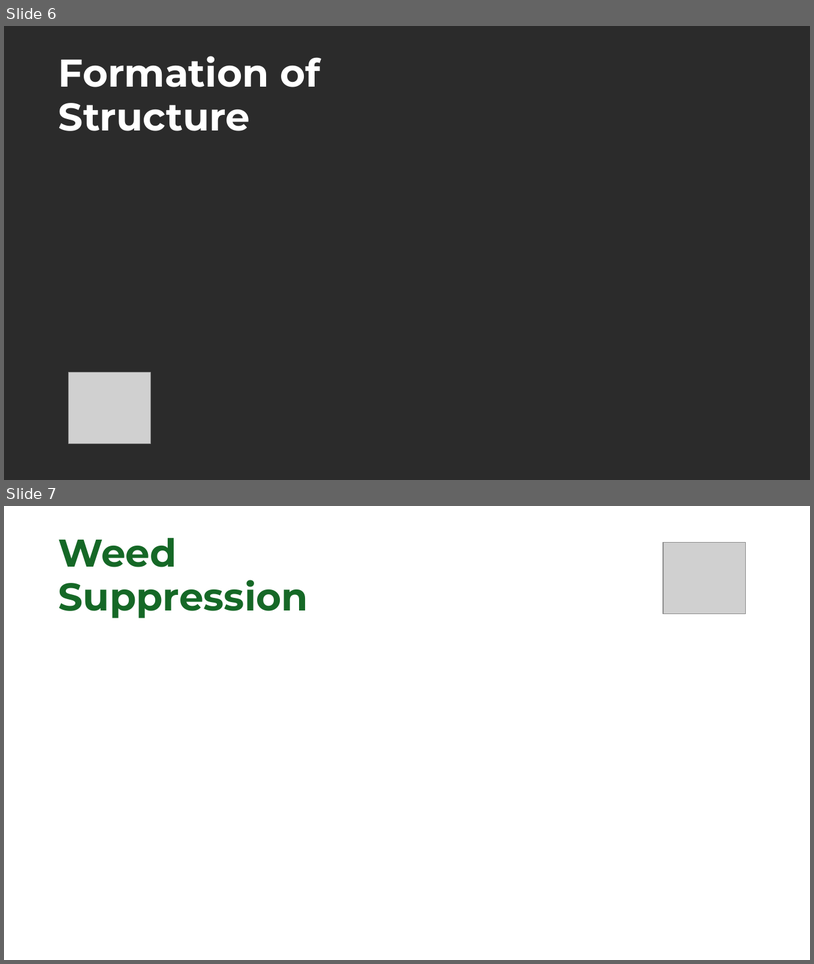
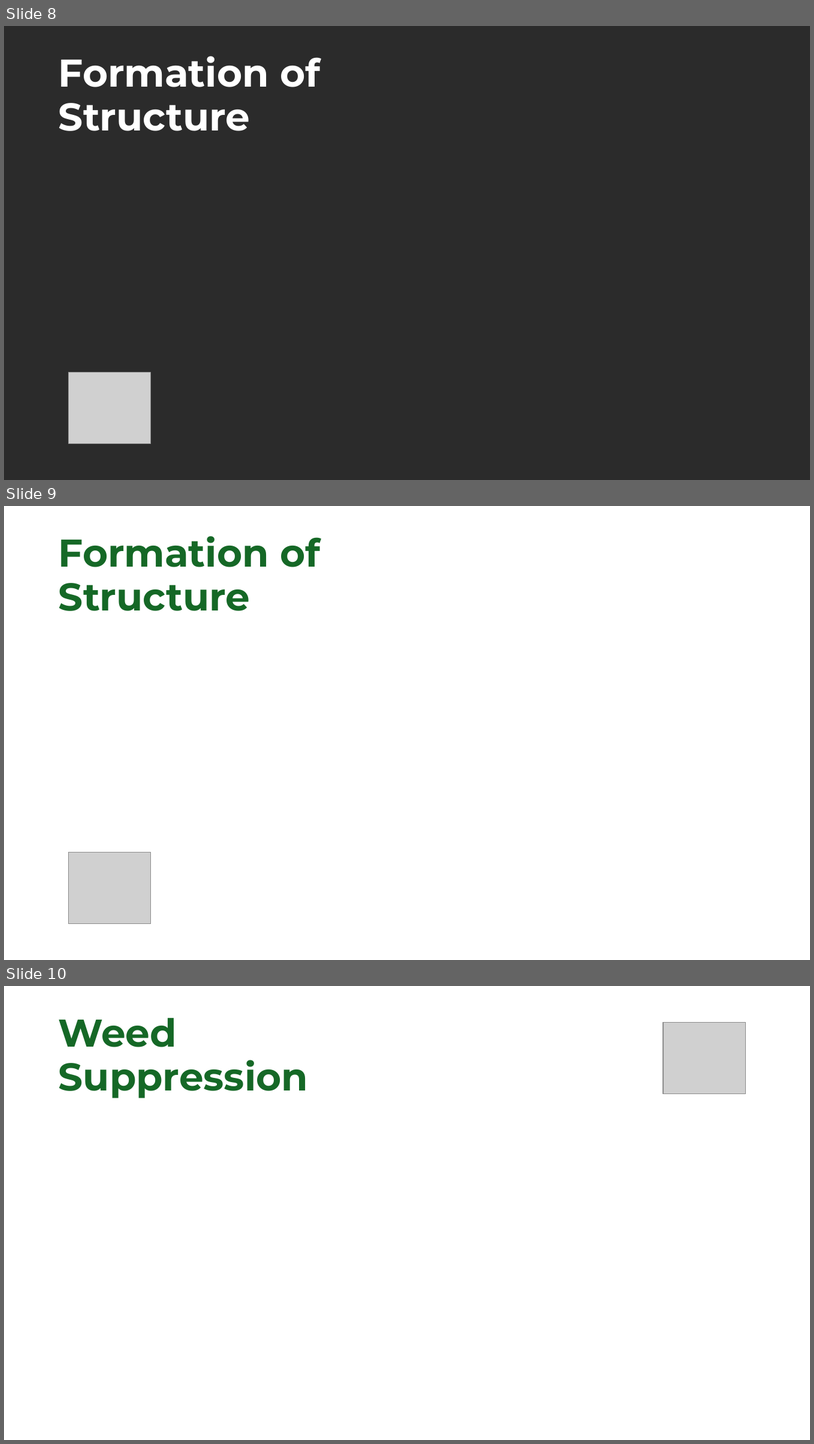
Before and after one commit to linneamoritznyc/final-SFWsite-Linnea, a slide deck: exports/stephanie/how-it-works/how-it-works-thumbnails-vector-options.pptx. Shown one above the other, each under a label of ours: slides 6 and 7 before the commit, slides 8, 9 and 10 after it. The pictures are 814x964 and 814x1444 pixels, drawn with LibreOffice and Linux fonts; fonts in the diff are those of the drawing; grey boxes stand for pictures; background and template pictures are left out; a plain dark background stands for a picture behind light text. Boxes give left, top, right and bottom in pixels: in the first picture for what was removed or moved away, otherwise in the second. Text is boxed around its words. In the diff, an @@ line names an element or a change of style, - is before the commit and + after.

```diff
--- a/exports/stephanie/how-it-works/how-it-works-thumbnails-vector-options.pptx
+++ b/exports/stephanie/how-it-works/how-it-works-thumbnails-vector-options.pptx
@@ slide 9 added at <box>4,506,810,960</box>, background picture (left out) @@
@@ text added at <box>59,536,320,611</box>, 46 pt, text #156826, bold @@
+Formation of
+Structure
@@ picture added at <box>69,852,151,924</box> @@
@@ what was slide 6 is now slide 8 @@
@@ what was slide 7 is now slide 10 @@
```
Also in this commit, not shown: 6 other slides added, 40 other files.
